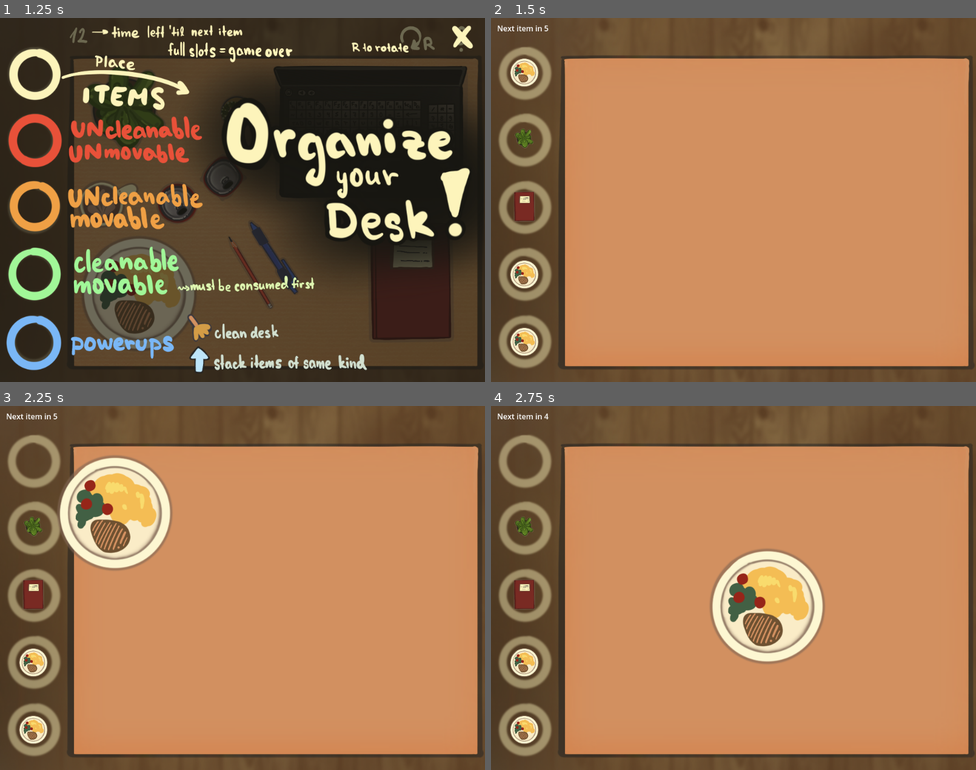
Above: before the commit, frames 1-4 (two rows, left to right).
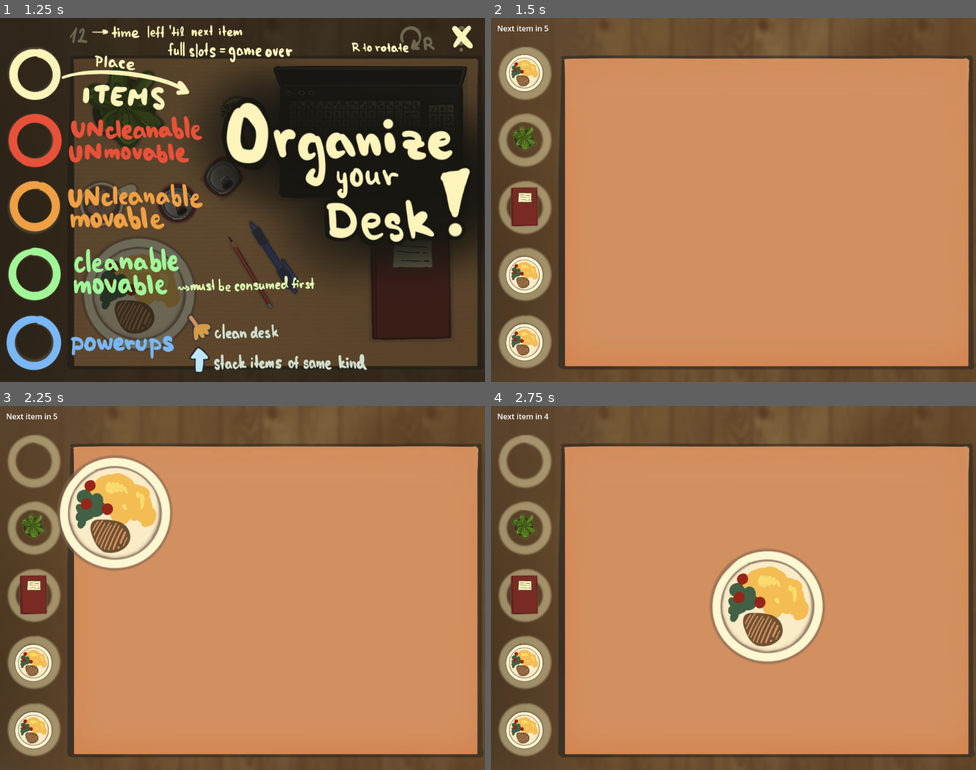
Above: after the commit, the same moments.

Repository: Nekaque/GJTraining
Game: Godot game, scene res://scenes/menu.tscn
Two runs of this game, one before a commit and one after it. Both use one fixed random seed, a clock stepped at 60 frames per second and the inputs below.
Inputs (mouse positions are in pixels of both pictures, inside the frame that each line leads up to):
- Up to frame 1 (1.25 s): click (242, 167) at 0.5 s
- Up to frame 2 (1.5 s): click (951, 36) at 1.25 s
- Up to frame 3 (2.25 s): tap Enter at 2 s; drag from (33, 460) to (276, 598) at 2.02 s
- Up to frame 4 (2.75 s): no input

Frame 1 is identical in both runs. In frame 2, 1.8% of the frame differs, in the area x 3-11%, y 10-95%; in frame 3, 1.3%; in frame 4, 1.3%.

Commit message:
better mouse cursor

Diff:
--- a/scenes/collision_handler.tscn
+++ b/scenes/collision_handler.tscn
@@ -4,3 +4,7 @@
 
 [node name="CollisionHandler" type="Node"]
 script = ExtResource("1_0gx8u")
+
+[node name="Music" type="AudioStreamPlayer" parent="."]
+
+[node name="SFX" type="AudioStreamPlayer" parent="."]
--- a/scripts/collision_handler.gd
+++ b/scripts/collision_handler.gd
@@ -2,3 +2,13 @@
 
 var collisions = 0
 var tutorial = true
+@onready var music = $Music
+@onready var sfx = $SFX
+
+func _ready() -> void:
+	pass
+
+func set_volume(volume):
+	_ready()
+	music.volume_db = volume
+	sfx.volume_db = volume
--- a/scripts/item.gd
+++ b/scripts/item.gd
@@ -12,12 +12,15 @@
 
 func _ready() -> void: pass
 
-func _on_mouse_entered() -> void: mouse_in = true
+func _on_mouse_entered() -> void:
+	mouse_in = true
+	Input.set_default_cursor_shape(Input.CURSOR_POINTING_HAND)
 
-func _on_mouse_exited() -> void: mouse_in = false
+func _on_mouse_exited() -> void:
+	mouse_in = false
+	Input.set_default_cursor_shape(Input.CURSOR_ARROW)
 
 func _on_area_entered(area: Area2D) -> void:
-	print(Coll.collisions)
 	if (area.is_in_group('Items') and from == -1): Coll.collisions +=1
 
 func _on_area_exited(area: Area2D) -> void:
@@ -31,7 +34,7 @@
 
 func setup(i, num):
 	_ready()
-	global_scale = Vector2(0.25,0.25)
+	global_scale = Vector2(0.33,0.33)
 	sprite.animation = animations[num]
 	for collider in colliders: collider.disabled = true
 	colliders[num].disabled = false
